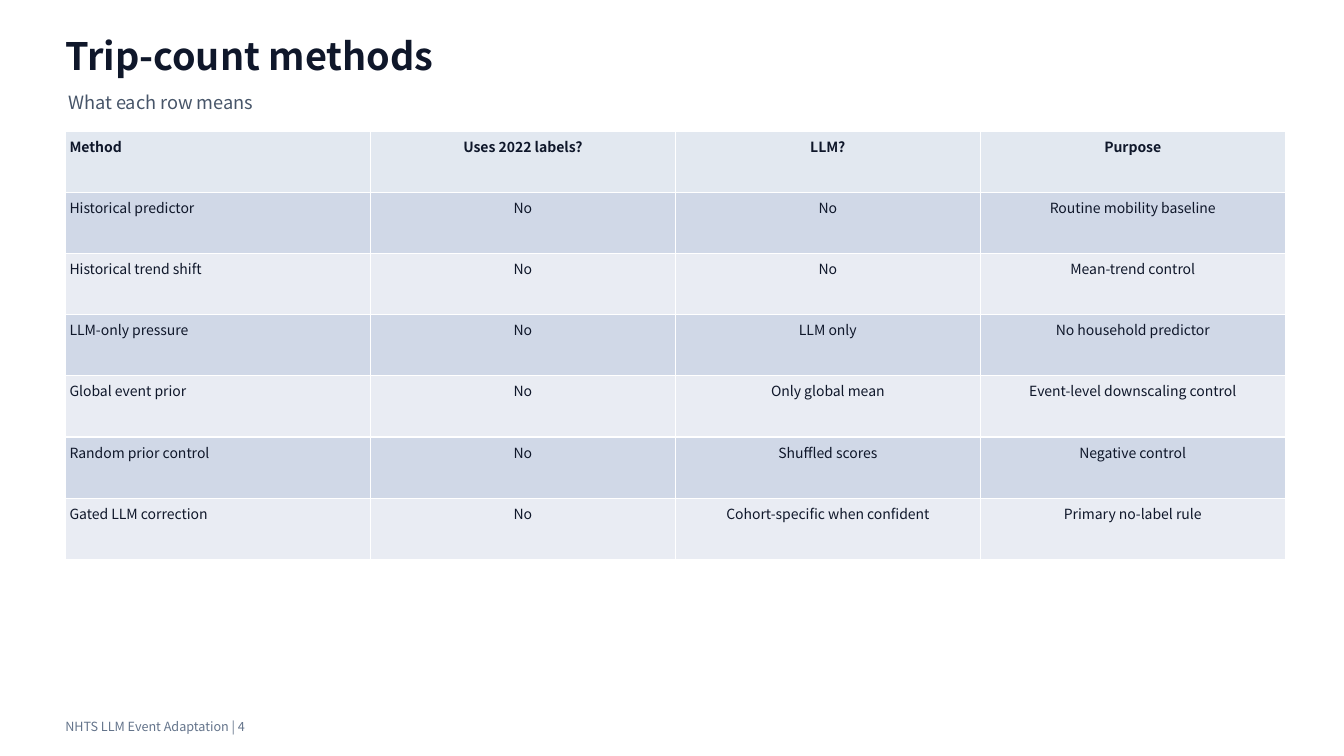
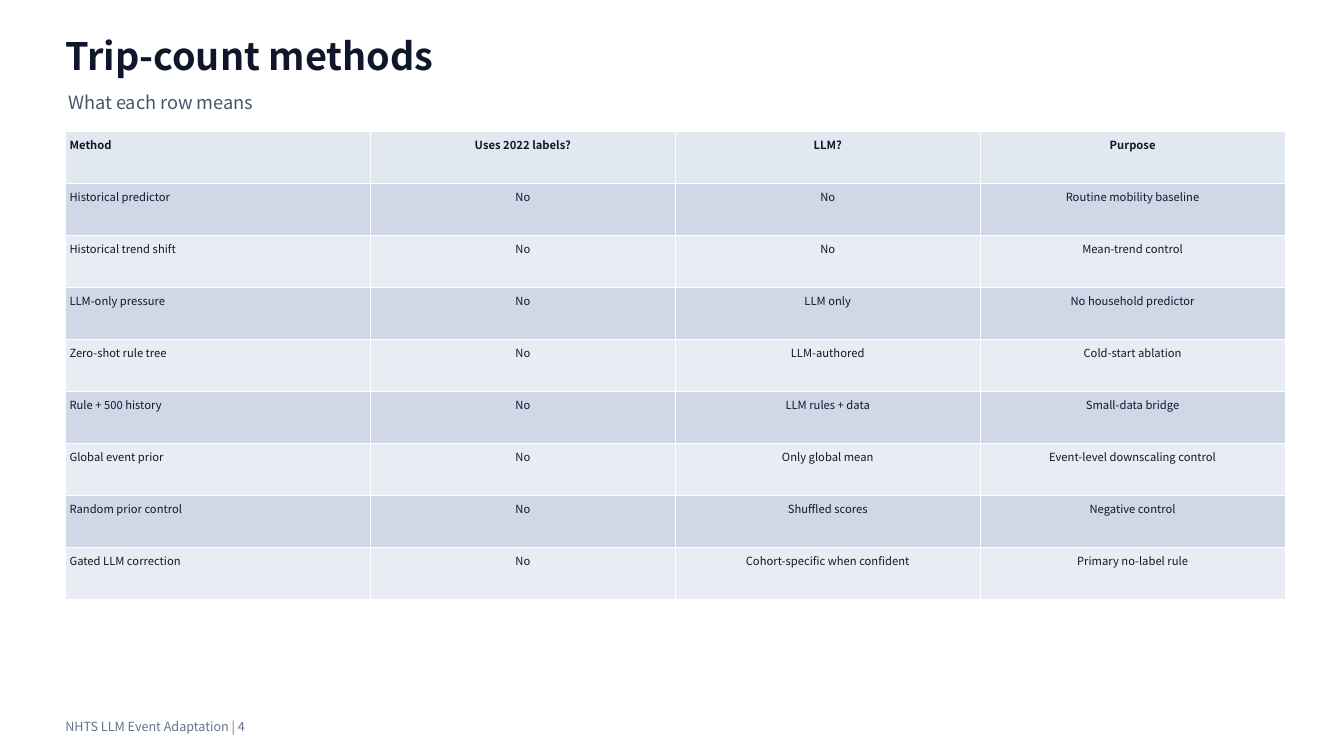
Before and after one commit to Lrving-code/NHTS-Travel-Prediction, a slide deck: slide 4 of outputs/final_project/NHTS_LLM_Event_Adaptation_Optimized_Presentation.pptx. Drawn at 1344x756 pixels with LibreOffice and Linux fonts; fonts in the diff are those of the drawing. Boxes give left, top, right and bottom in pixels: in the first picture for what was removed or moved away, otherwise in the second. Text is boxed around its words. In the diff, an @@ line names an element or a change of style, - is before the commit and + after.

Commit message:
feat(research): add rule-tree baselines and update deck
Add zero-shot LLM rule-tree, pseudo-label tree, small historical calibration, and irrelevant pseudo-event placebo baselines. Update reports, robustness audits, and the 23-slide template presentation with the full method comparison.

```diff
--- a/outputs/final_project/NHTS_LLM_Event_Adaptation_Optimized_Presentation.pptx
+++ b/outputs/final_project/NHTS_LLM_Event_Adaptation_Optimized_Presentation.pptx
@@ table at [66, 131, 1284, 600] @@
+row 5: Zero-shot rule tree | No | LLM-authored | Cold-start ablation
+row 6: Rule + 500 history | No | LLM rules + data | Small-data bridge
```
Also in this commit, not shown: 1 other slide changed, 47 other files.
